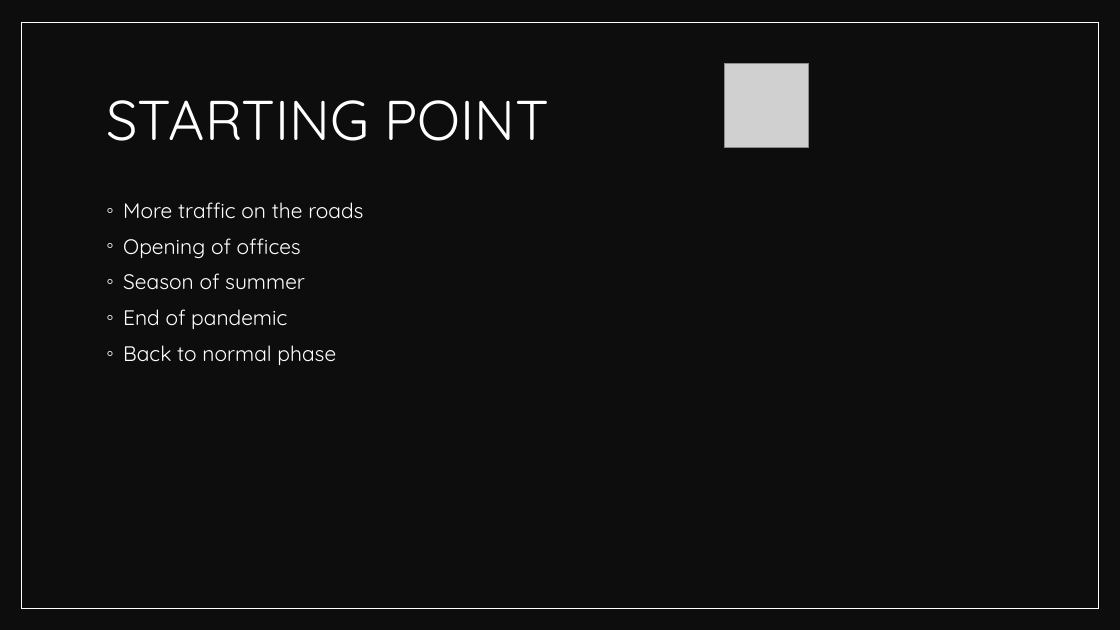
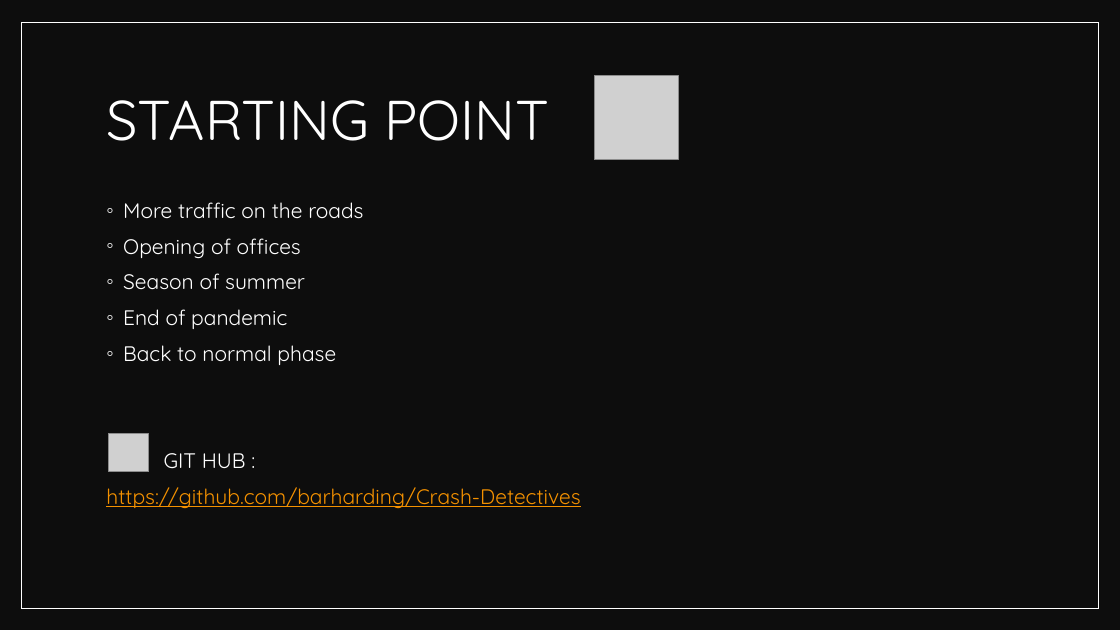
Before and after one commit to barharding/Crash-Detectives, a slide deck: slide 2 of Crash_Dectectives.pptx. Drawn at 1120x630 pixels with LibreOffice and Linux fonts; fonts in the diff are those of the drawing; grey boxes stand for pictures; background and template pictures are left out. Boxes give left, top, right and bottom in pixels: in the first picture for what was removed or moved away, otherwise in the second. Text is boxed around its words. In the diff, an @@ line names an element or a change of style, - is before the commit and + after.

```diff
--- a/Crash_Dectectives.pptx
+++ b/Crash_Dectectives.pptx
@@ picture added at <box>594,76,678,160</box> @@
@@ picture removed at <box>724,63,808,147</box> @@
@@ picture added at <box>108,434,149,472</box> @@
@@ text at <box>106,453,580,508</box>: paragraphs added @@
+GIT HUB :
+https://github.com/barharding/Crash-Detectives
```
Also in this commit, not shown: 2 other slides changed, 1 slide added.
